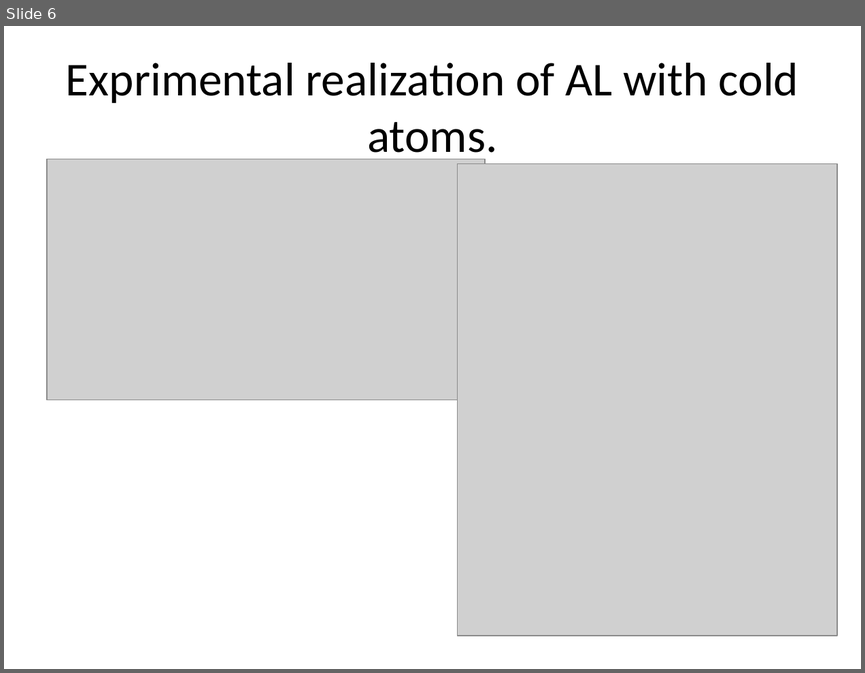
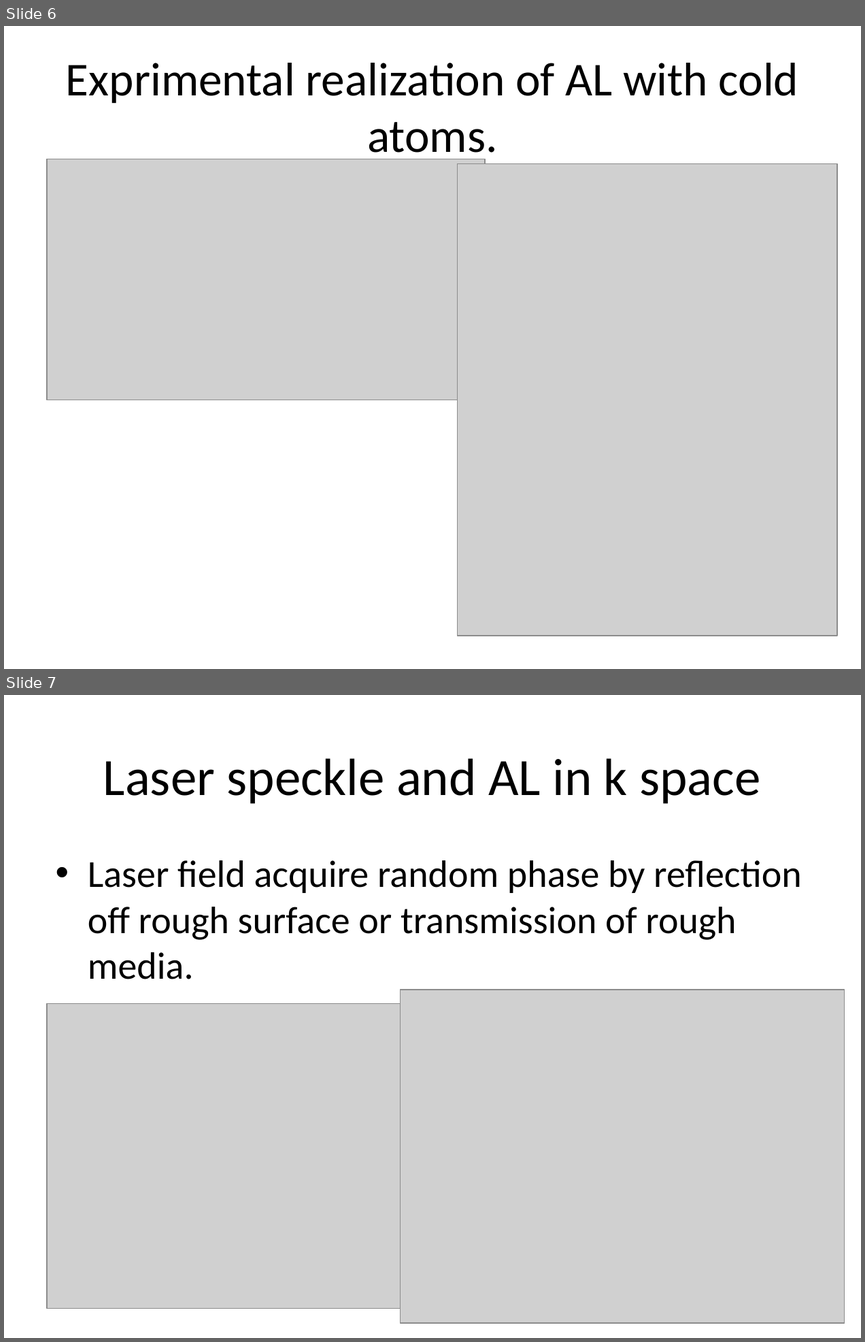
Before and after one commit to specialforcea/GPE_simulation, a slide deck: march meeting 2019.pptx. Shown one above the other, each under a label of ours: slide 6 before the commit, slides 6 and 7 after it. The pictures are 865x673 and 865x1342 pixels, drawn with LibreOffice and Linux fonts; fonts in the diff are those of the drawing; grey boxes stand for pictures. Boxes give left, top, right and bottom in pixels: in the first picture for what was removed or moved away, otherwise in the second. Text is boxed around its words. In the diff, an @@ line names an element or a change of style, - is before the commit and + after.

```diff
--- a/march meeting 2019.pptx
+++ b/march meeting 2019.pptx
@@ slide 7 added at (4, 695, 861, 1338), background #FFFFFF @@
@@ title added at (103, 758, 760, 804), 44 pt, text #000000 @@
+Laser speckle and AL in k space
@@ text added at (88, 860, 801, 979), 32 pt, text #000000 @@
+• Laser field acquire random phase by reflection off rough surface or transmission of rough media.
@@ picture added at (400, 989, 844, 1323) @@
@@ picture added at (47, 1004, 427, 1308) @@
```
Also in this commit, not shown: 3 slides changed, 6 other files.
